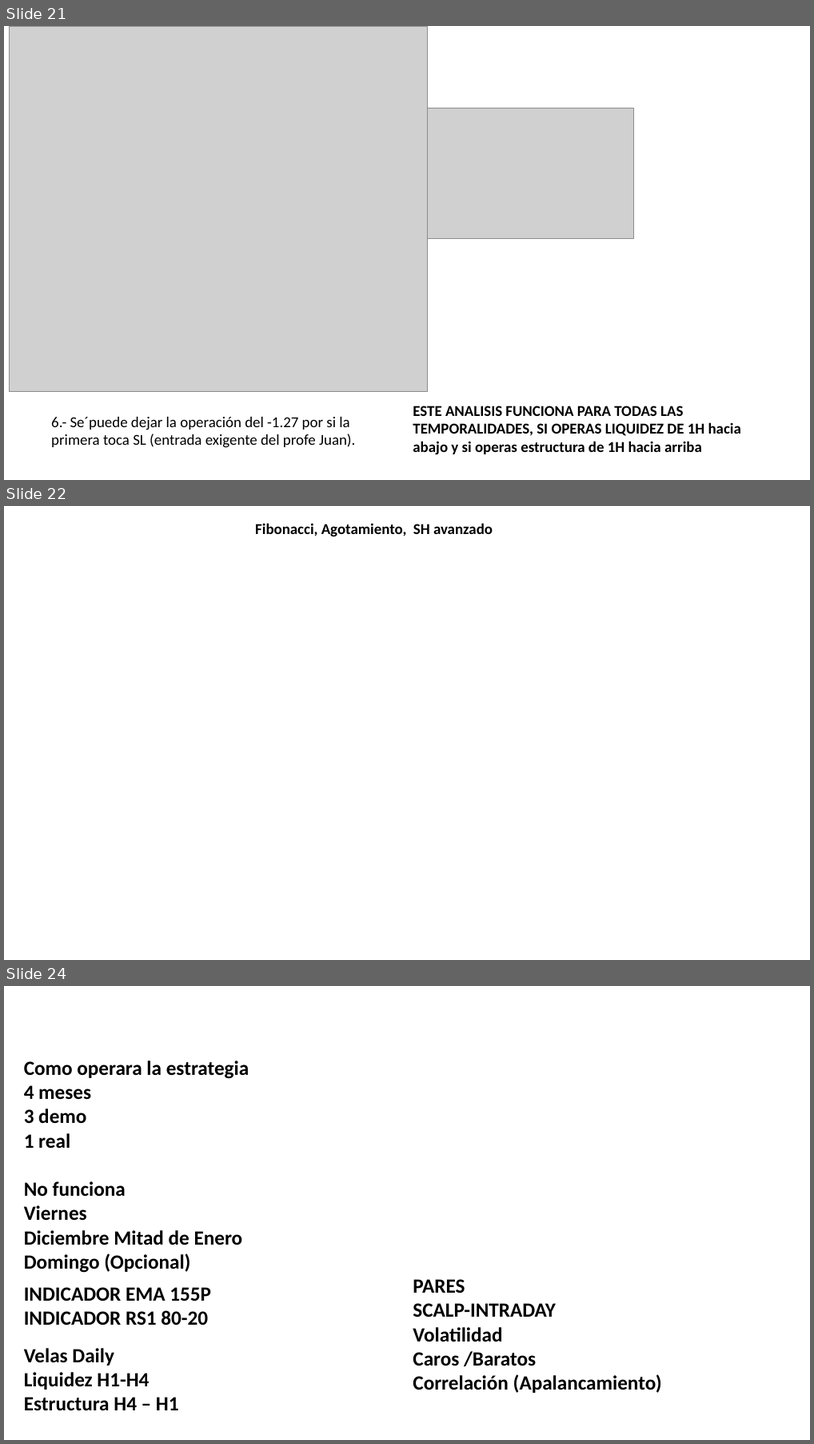
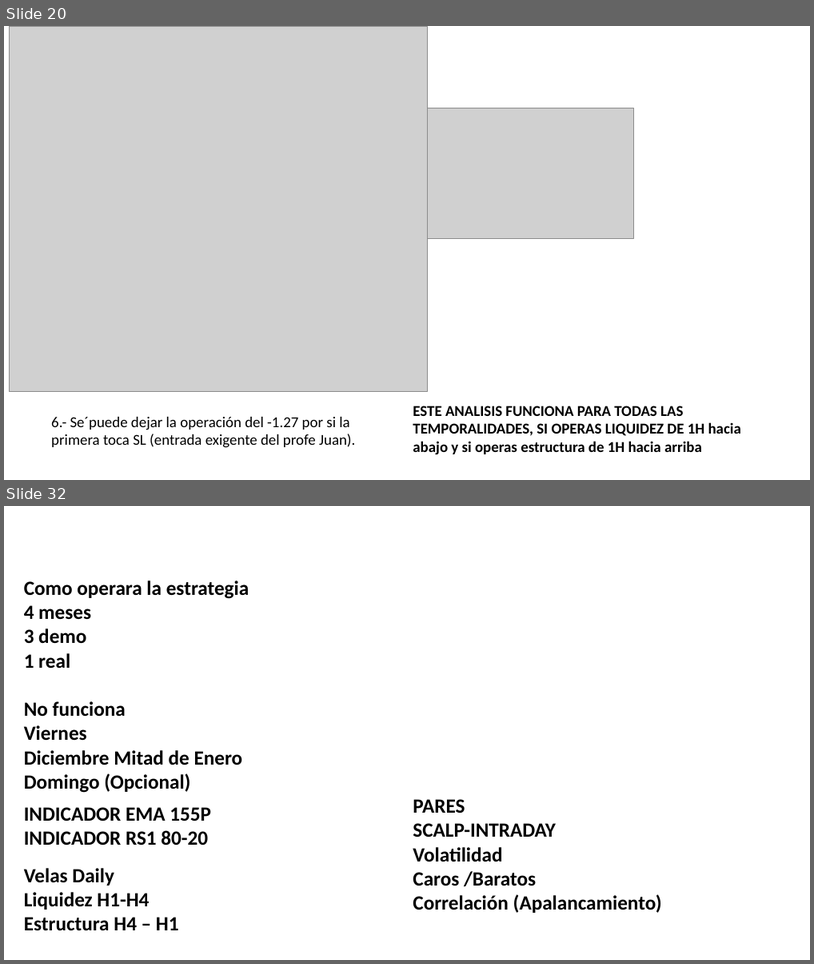
Before and after one commit to Edd1eware/Yields_Academy, a slide deck: Manual_YIELDS_ACADEMY.pptx. Shown one above the other, each under a label of ours: slides 21, 22 and 24 before the commit, slides 20 and 32 after it; the slides between them are not shown. The pictures are 814x1444 and 814x964 pixels, drawn with LibreOffice and Linux fonts; fonts in the diff are those of the drawing; grey boxes stand for pictures. Boxes give left, top, right and bottom in pixels: in the first picture for what was removed or moved away, otherwise in the second. Text is boxed around its words. In the diff, an @@ line names an element or a change of style, - is before the commit and + after.

```diff
--- a/Manual_YIELDS_ACADEMY.pptx
+++ b/Manual_YIELDS_ACADEMY.pptx
@@ slide 22 removed at (x1=4, y1=506, x2=810, y2=960), background #FFFFFF @@
@@ text removed at (x1=255, y1=523, x2=493, y2=537) @@
-Fibonacci, Agotamiento, SH avanzado
@@ what was slide 21 is now slide 20 @@
@@ what was slide 24 is now slide 32 @@
```
Also in this commit, not shown: 2 slides changed, 10 slides added, 1 other slide removed.
